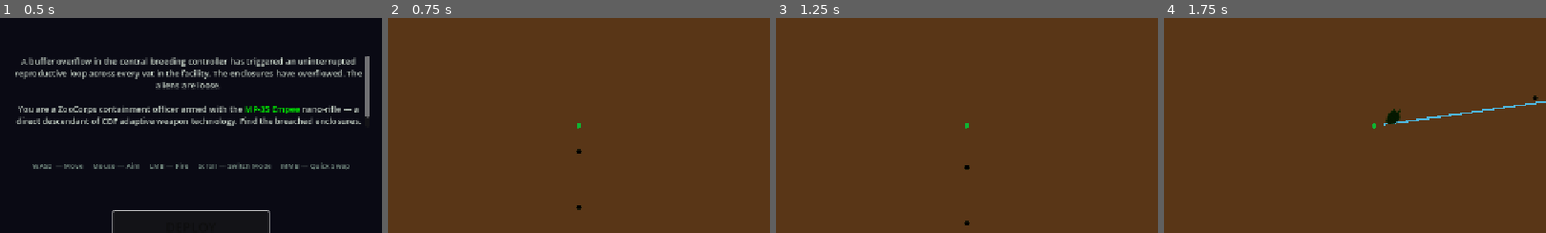
Above: before the commit, frames 1-4 (left to right).
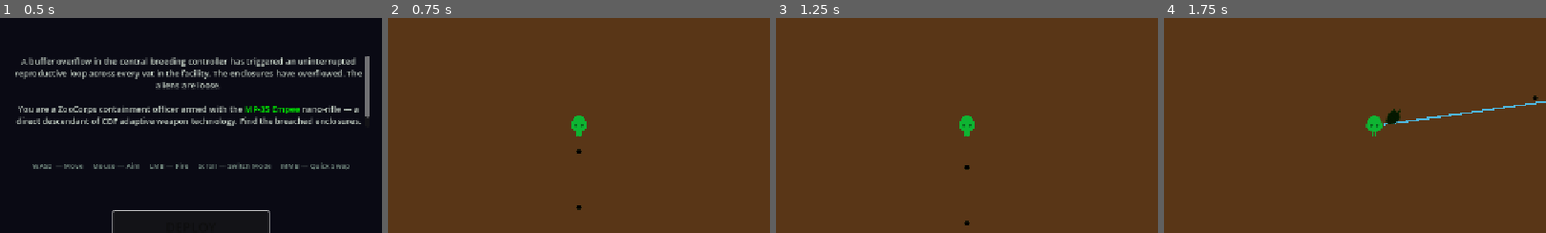
Above: after the commit, the same moments.

Repository: MauroFVieira/vatbreak
Game: Godot game, scene res://scenes/ui/TitleScreen.tscn
The game is run twice, just before and just after one commit, with the same random seed, the same clock (stepped at 60 frames per second) and the same inputs.
Inputs (mouse positions are % of the whole screen's width and height, from its top left):
- Up to frame 1 (0.5 s): no input
- Up to frame 2 (0.75 s): click "DEPLOY" at 0.5 s
- Up to frame 3 (1.25 s): no input
- Up to frame 4 (1.75 s): tap Enter (ui_accept) at 1.25, 1.52 s; move the mouse to (72, 45) at 1.27 s; hold D (move_right) from 1.28 s (still down); tap Middle mouse button (quick_swap) at 1.35 s; click (72, 45) at 1.42 s
The pictures show only the part of the screen within x 25-75%, y 25-75%; the shares and areas given below are measured in that part.

Frame 1 is identical in both runs. In frame 2, 0.3% of the frame differs, in the area x 48-52%, y 45-56%; in frame 3, 0.3%; in frame 4, 0.3%, in the area x 52-58%, y 45-56%.

Commit message:
Fixing sprite scales.

Diff:
--- a/scenes/enemies/ConsuCrawler.tscn
+++ b/scenes/enemies/ConsuCrawler.tscn
@@ -11,8 +11,8 @@
 
 [node name="Sprite2D" type="Sprite2D" parent="." unique_id=139973571]
 modulate = Color(0.2, 0.9, 0.5, 1)
+scale = Vector2(0.6, 0.6)
 texture = ExtResource("2_wl10v")
-scale = Vector2(0.8, 0.8)
 
 [node name="CollisionShape2D" type="CollisionShape2D" parent="." unique_id=239248527]
 shape = SubResource("CircleShape2D_1")
--- a/scenes/enemies/FnituDrifter.tscn
+++ b/scenes/enemies/FnituDrifter.tscn
@@ -14,7 +14,7 @@
 
 [node name="Sprite2D" type="Sprite2D" parent="." unique_id=51007943]
 modulate = Color(0.7553701, 0.31348056, 0.2669726, 1)
-scale = Vector2(1.3, 0.8)
+scale = Vector2(0.9, 0.554)
 texture = ExtResource("3_1572l")
 
 [node name="CollisionShape2D" type="CollisionShape2D" parent="." unique_id=1129076173]
--- a/scenes/enemies/ObinSeer.tscn
+++ b/scenes/enemies/ObinSeer.tscn
@@ -15,7 +15,7 @@
 
 [node name="Sprite2D" type="Sprite2D" parent="." unique_id=644821732]
 modulate = Color(0.6, 0.2, 0.9, 1)
-scale = Vector2(1.2, 2)
+scale = Vector2(0.6, 1)
 texture = ExtResource("3_wh61j")
 
 [node name="CollisionShape2D" type="CollisionShape2D" parent="." unique_id=1056683253]
--- a/scenes/enemies/RraeyBrute.tscn
+++ b/scenes/enemies/RraeyBrute.tscn
@@ -13,7 +13,6 @@
 
 [node name="Sprite2D" type="Sprite2D" parent="." unique_id=260484414]
 modulate = Color(0.8, 0.2, 0.15, 1)
-scale = Vector2(1.8, 1.8)
 texture = ExtResource("2_cxatu")
 
 [node name="CollisionShape2D" type="CollisionShape2D" parent="." unique_id=117597613]
--- a/scenes/level/Vat.tscn
+++ b/scenes/level/Vat.tscn
@@ -16,7 +16,6 @@
 
 [node name="Sprite2D" type="Sprite2D" parent="." unique_id=1992024788]
 modulate = Color(0.55, 0.65, 0.7, 1)
-scale = Vector2(1.5, 2)
 texture = ExtResource("2_lr7qn")
 
 [node name="CollisionShape2D" type="CollisionShape2D" parent="." unique_id=1918406256]
--- a/scenes/player/Player.tscn
+++ b/scenes/player/Player.tscn
@@ -13,7 +13,7 @@
 
 [node name="Sprite2D" type="Sprite2D" parent="." unique_id=896865460]
 modulate = Color(0.2, 1, 0.4, 1)
-scale = Vector2(0.188, 0.188)
+scale = Vector2(0.7, 0.7)
 texture = ExtResource("2_4kuee")
 
 [node name="CollisionShape2D" type="CollisionShape2D" parent="." unique_id=968437198]
Not shown: 1 places in scenes/enemies/FnituDrifter.tscn that only renumber resources
